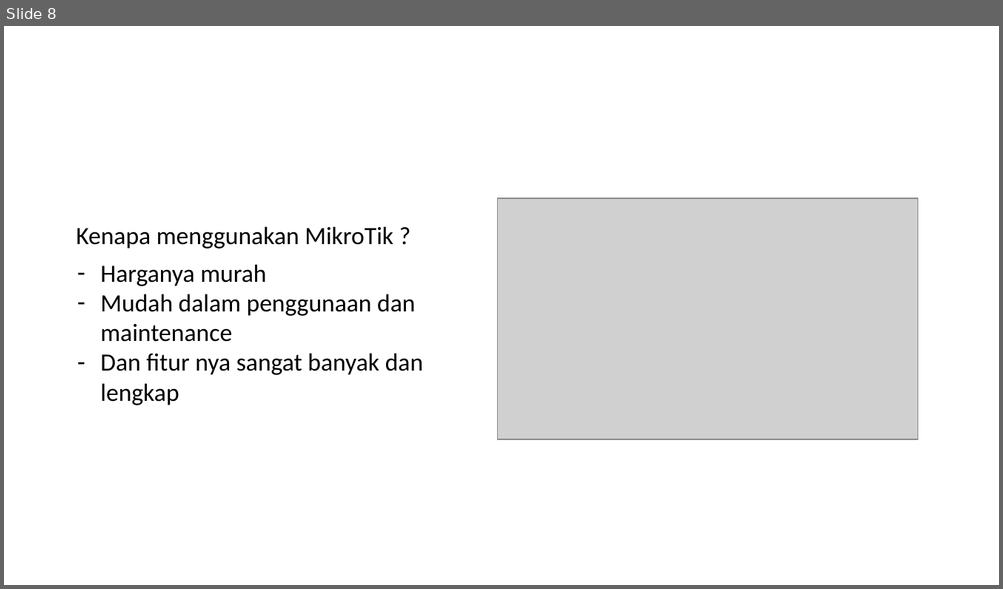
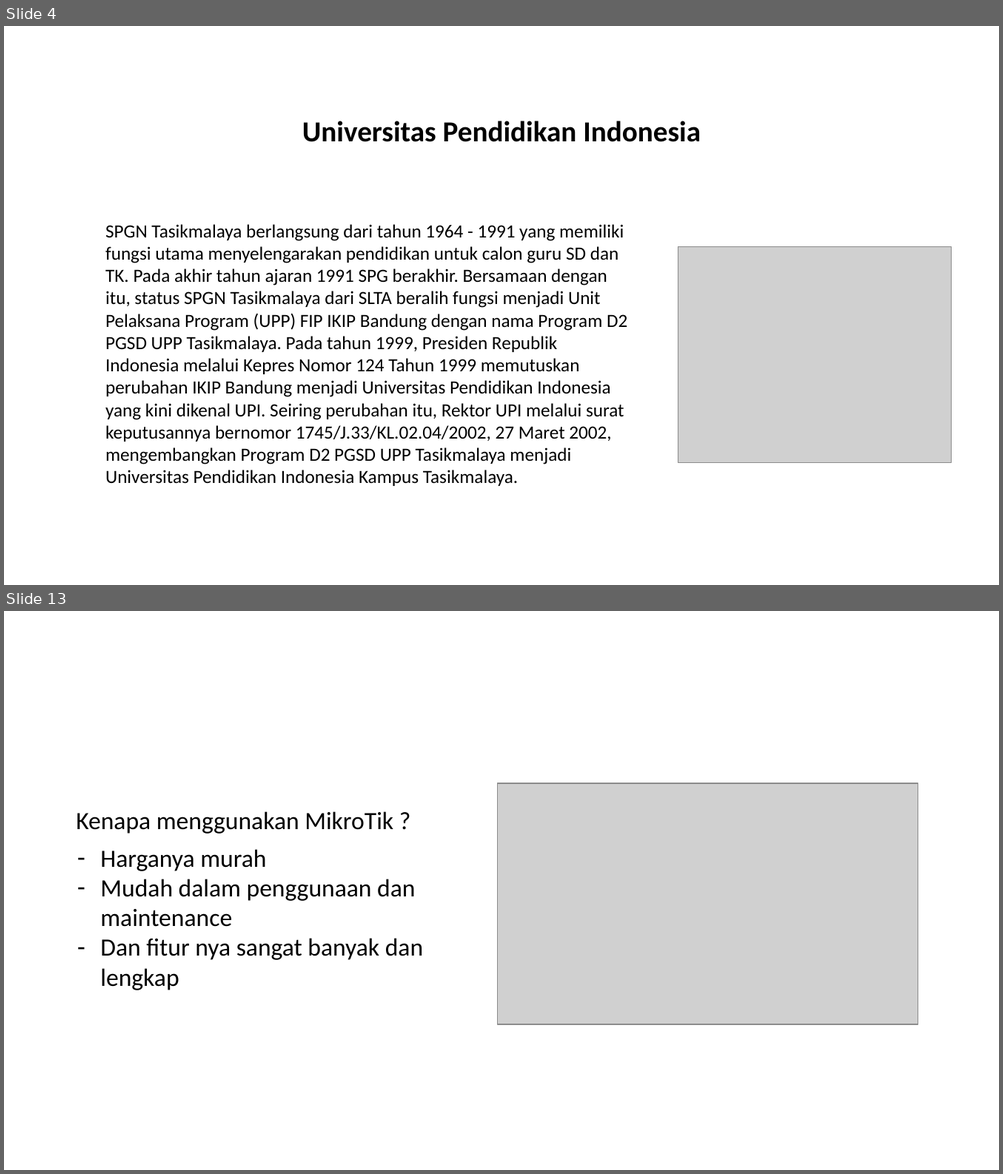
Before and after one commit to wisnushaputra/private-repo, a slide deck: Wisnu.pptx. Shown one above the other, each under a label of ours: slide 8 before the commit, slides 4 and 13 after it; the slides between them are not shown. The pictures are 1003x589 and 1003x1174 pixels, drawn with LibreOffice and Linux fonts; fonts in the diff are those of the drawing; grey boxes stand for pictures. Boxes give left, top, right and bottom in pixels: in the first picture for what was removed or moved away, otherwise in the second. Text is boxed around its words. In the diff, an @@ line names an element or a change of style, - is before the commit and + after.

```diff
--- a/Wisnu.pptx
+++ b/Wisnu.pptx
@@ slide 4 added at bbox=[4, 26, 999, 585], background #FFFFFF @@
@@ text added at bbox=[302, 121, 700, 142], 28 pt, text #000000, bold @@
+Universitas Pendidikan Indonesia
@@ text added at bbox=[105, 224, 627, 486], 18 pt, text #000000 @@
+SPGN Tasikmalaya berlangsung dari tahun 1964 - 1991 yang memiliki fungsi utama menyelengarakan pendidikan untuk calon guru SD dan TK. Pada akhir tahun ajaran 1991 SPG berakhir. Bersamaan dengan itu, status SPGN Tasikmalaya dari SLTA beralih fungsi menjadi Unit Pelaksana Program (UPP) FIP IKIP Bandung dengan nama Program D2 PGSD UPP Tasikmalaya. Pada tahun 1999, Presiden Republik Indonesia melalui Kepres Nomor 124 Tahun 1999 memutuskan perubahan IKIP Bandung menjadi Universitas Pendidikan Indonesia yang kini dikenal UPI. Seiring perubahan itu, Rektor UPI melalui surat keputusannya bernomor 1745/J.33/KL.02.04/2002, 27 Maret 2002, mengembangkan Program D2 PGSD UPP Tasikmalaya menjadi Universitas Pendidikan Indonesia Kampus Tasikmalaya.
@@ picture added at bbox=[677, 247, 950, 463] @@
@@ what was slide 8 is now slide 13 @@
```
Also in this commit, not shown: 5 slides changed, 8 other slides added, 2 slides removed, 1 other file.
